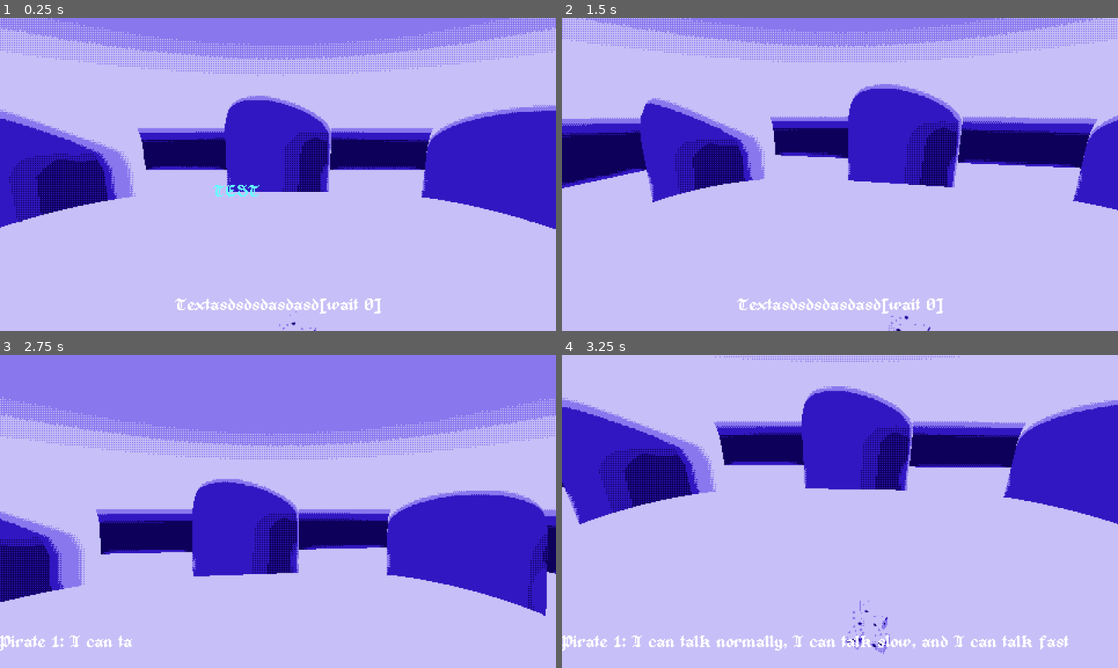
Above: before the commit, frames 1-4 (two rows, left to right).
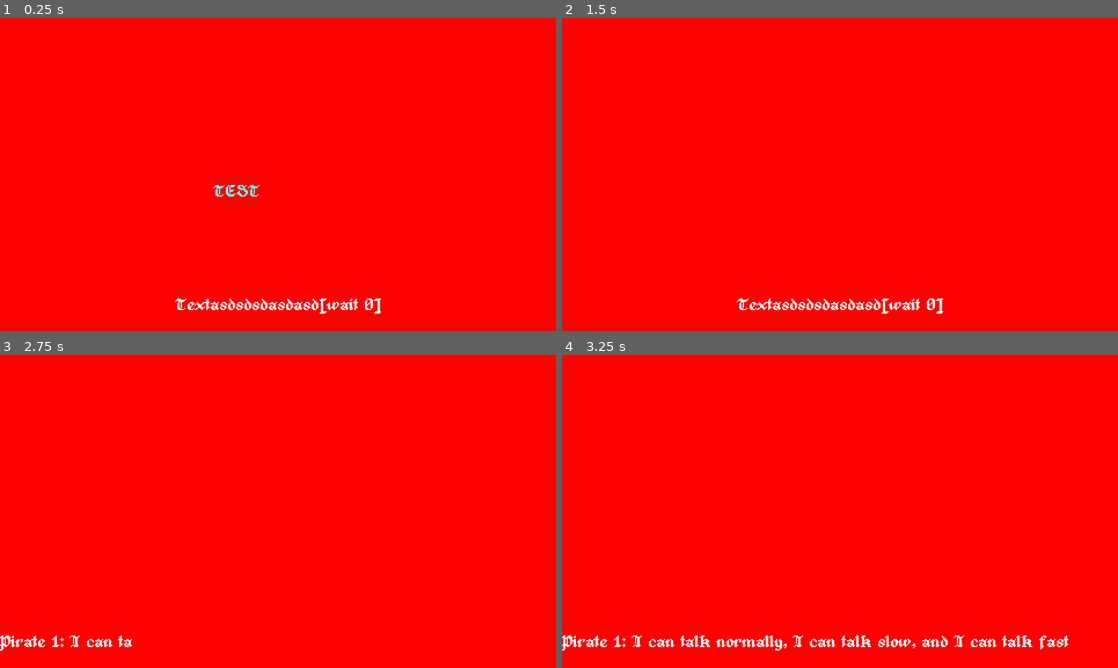
Above: after the commit, the same moments.

Repository: Merrick-McLean/GameOff13
Game: Godot game, scene res://scenes/main.tscn
Same seed, same stepped clock (60 frames per second), same inputs: the game is played once before the commit and once after it. This scene is started directly instead of the project's main scene.
Inputs (mouse positions are in pixels of both pictures, inside the frame that each line leads up to):
- Up to frame 1 (0.25 s): no input
- Up to frame 2 (1.5 s): tap Enter at 0.5 s; move the mouse to (962, 158) at 0.52 s; click (962, 158) at 0.6 s; tap F5 (debug_set_start_scene) at 1.25 s; move the mouse to (728, 190) at 1.27 s; tap 1 (test_1) at 1.35 s
- Up to frame 3 (2.75 s): tap F6 (debug_toggle_start_scene) at 2 s; move the mouse to (333, 442) at 2.02 s; tap 2 (test_2) at 2.1 s
- Up to frame 4 (3.25 s): move the mouse to (812, 574) at 2.77 s; click (812, 574) at 2.85 s

The runs differ from the first frame. In frame 1, 100% of the frame differs, in the area x 0-100%, y 0-100%; in frame 2, 100%; in frame 3, 100%; in frame 4, 99%.

Commit message:
palette system

Diff:
--- a/project/project.godot
+++ b/project/project.godot
@@ -22,6 +22,7 @@
 Settings="*res://singletons/settings.gd"
 SceneManager="*res://singletons/scene_manager.gd"
 Dialogue="*res://singletons/dialogue.gd"
+Palette="*res://singletons/palette.gd"
 
 [debug]
 
--- /dev/null
+++ b/project/scenes/game_viewport_container.gd
@@ -0,0 +1,6 @@
+extends SubViewportContainer
+
+
+func _ready() -> void:
+	material.set_shader_parameter(&"u_color_tex", Palette.texture)
+	Palette.texture_changed.connect(func(_a, new_texture) -> void: material.set_shader_parameter(&"u_color_tex", new_texture))
--- a/project/scenes/main.tscn
+++ b/project/scenes/main.tscn
@@ -1,11 +1,12 @@
-[gd_scene load_steps=11 format=3 uid="uid://cnvp8kcujv5g7"]
+[gd_scene load_steps=12 format=3 uid="uid://ckdxm5eyc6dyu"]
 
 [ext_resource type="Shader" path="res://shaders/dither.gdshader" id="1_kkj7l"]
 [ext_resource type="Texture2D" uid="uid://bisw3a062q3rs" path="res://sprites/test_palette.png" id="2_frn0b"]
 [ext_resource type="Texture2D" uid="uid://ganpsgv4yc3b" path="res://sprites/2px_bayer_matrix.png" id="3_ykl6o"]
 [ext_resource type="Script" path="res://scenes/rotating_box.gd" id="4_d2njp"]
+[ext_resource type="Script" path="res://scenes/game_viewport_container.gd" id="4_os500"]
 [ext_resource type="PackedScene" uid="uid://b16hssfbhsywa" path="res://scenes/game_room.tscn" id="5_tyn2c"]
-[ext_resource type="PackedScene" uid="uid://c6uhjhuphbl1t" path="res://scenes/dialogue_display.tscn" id="6_0o7ya"]
+[ext_resource type="PackedScene" path="res://scenes/dialogue_display.tscn" id="6_0o7ya"]
 
 [sub_resource type="ShaderMaterial" id="ShaderMaterial_r6w7f"]
 shader = ExtResource("1_kkj7l")
@@ -31,7 +32,7 @@
 
 [node name="Main" type="Node"]
 
-[node name="SubViewportContainer" type="SubViewportContainer" parent="."]
+[node name="GameViewportContainer" type="SubViewportContainer" parent="."]
 texture_filter = 1
 material = SubResource("ShaderMaterial_r6w7f")
 anchors_preset = 15
@@ -40,34 +41,35 @@
 grow_horizontal = 2
 grow_vertical = 2
 stretch = true
+script = ExtResource("4_os500")
 
-[node name="SubViewport" type="SubViewport" parent="SubViewportContainer"]
+[node name="SubViewport" type="SubViewport" parent="GameViewportContainer"]
 handle_input_locally = false
 size = Vector2i(960, 540)
 render_target_update_mode = 4
 
-[node name="Node3D" type="Node3D" parent="SubViewportContainer/SubViewport"]
+[node name="Node3D" type="Node3D" parent="GameViewportContainer/SubViewport"]
 visible = false
 
-[node name="CSGBox3D" type="CSGBox3D" parent="SubViewportContainer/SubViewport/Node3D"]
-transform = Transform3D(-0.935338, 0.34914, -0.0569463, 0.0302716, -0.0813915, -0.996222, -0.352455, -0.93353, 0.0655595, 0, 0, 0)
+[node name="CSGBox3D" type="CSGBox3D" parent="GameViewportContainer/SubViewport/Node3D"]
+transform = Transform3D(0.992707, -0.02301, 0.118327, 0.0611933, 0.94192, -0.330217, -0.103856, 0.33505, 0.936458, 0, 0, 0)
 script = ExtResource("4_d2njp")
 
-[node name="Camera3D" type="Camera3D" parent="SubViewportContainer/SubViewport/Node3D"]
+[node name="Camera3D" type="Camera3D" parent="GameViewportContainer/SubViewport/Node3D"]
 transform = Transform3D(0.936886, 0, 0.349635, 0, 1, 0, -0.349635, 0, 0.936886, 0.851067, 0.659195, 2.48332)
 
-[node name="DirectionalLight3D" type="DirectionalLight3D" parent="SubViewportContainer/SubViewport/Node3D"]
+[node name="DirectionalLight3D" type="DirectionalLight3D" parent="GameViewportContainer/SubViewport/Node3D"]
 transform = Transform3D(-0.866023, -0.433016, 0.250001, 0, 0.499998, 0.866027, -0.500003, 0.749999, -0.43301, 0, 0, 0)
 shadow_enabled = true
 
-[node name="WorldEnvironment" type="WorldEnvironment" parent="SubViewportContainer/SubViewport/Node3D"]
+[node name="WorldEnvironment" type="WorldEnvironment" parent="GameViewportContainer/SubViewport/Node3D"]
 environment = SubResource("Environment_6aa6d")
 
-[node name="GameRoom" parent="SubViewportContainer/SubViewport" instance=ExtResource("5_tyn2c")]
+[node name="GameRoom" parent="GameViewportContainer/SubViewport" instance=ExtResource("5_tyn2c")]
 
 [node name="UI" type="CanvasLayer" parent="."]
 scale = Vector2(2, 2)
 transform = Transform2D(2, 0, 0, 2, 0, 0)
 
 [node name="DialogueDisplay" parent="UI" node_paths=PackedStringArray("viewport") instance=ExtResource("6_0o7ya")]
-viewport = NodePath("../../SubViewportContainer/SubViewport")
+viewport = NodePath("../../GameViewportContainer/SubViewport")
--- a/project/scenes/test/dither_test.tscn
+++ b/project/scenes/test/dither_test.tscn
@@ -47,7 +47,7 @@
 visible = false
 
 [node name="CSGBox3D" type="CSGBox3D" parent="SubViewport/Node3D"]
-transform = Transform3D(0.785191, -0.510787, -0.350101, -0.177921, -0.727607, 0.66252, -0.593141, -0.457916, -0.662191, 0, 0, 0)
+transform = Transform3D(-0.138109, -0.967655, -0.211122, -0.980133, 0.102898, 0.169552, -0.142344, 0.230345, -0.962642, 0, 0, 0)
 script = ExtResource("4_20hc5")
 
 [node name="Camera3D" type="Camera3D" parent="SubViewport/Node3D"]
--- /dev/null
+++ b/project/singletons/palette.gd
@@ -0,0 +1,46 @@
+extends Node
+
+signal texture_changed
+
+var texture : ImageTexture :
+	set(new_value):
+		var old_texture := texture
+		texture = new_value
+		texture_changed.emit(old_texture, texture)
+
+var color_0 := Color.RED :
+	set(new_value):
+		color_0 = new_value
+		is_texture_update_queued = true
+var color_1 := Color.RED :
+	set(new_value):
+		color_1 = new_value
+		is_texture_update_queued = true
+var color_2 := Color.RED :
+	set(new_value):
+		color_2 = new_value
+		is_texture_update_queued = true
+var color_3 := Color.RED :
+	set(new_value):
+		color_3 = new_value
+		is_texture_update_queued = true
+
+
+var is_texture_update_queued := false
+
+func _ready() -> void:
+	_update_texture()
+
+func _process(delta: float) -> void:
+	if is_texture_update_queued:
+		_update_texture()
+
+
+func _update_texture() -> void:
+	is_texture_update_queued = false
+	var image := Image.create_empty(4, 1, false, Image.FORMAT_RGB8)
+	image.set_pixel(0, 0, color_0)
+	image.set_pixel(1, 0, color_1)
+	image.set_pixel(2, 0, color_2)
+	image.set_pixel(3, 0, color_3)
+	texture = ImageTexture.create_from_image(image)
Not shown: 1 places in project/scenes/game_room.tscn that only renumber resources
